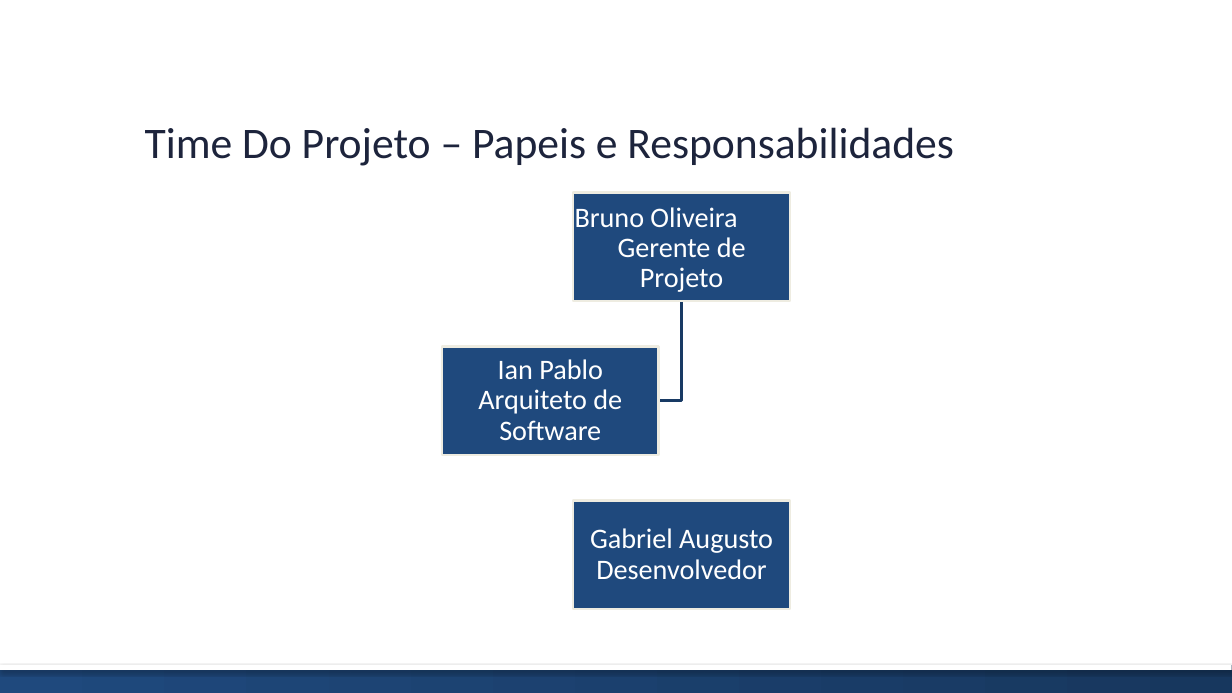
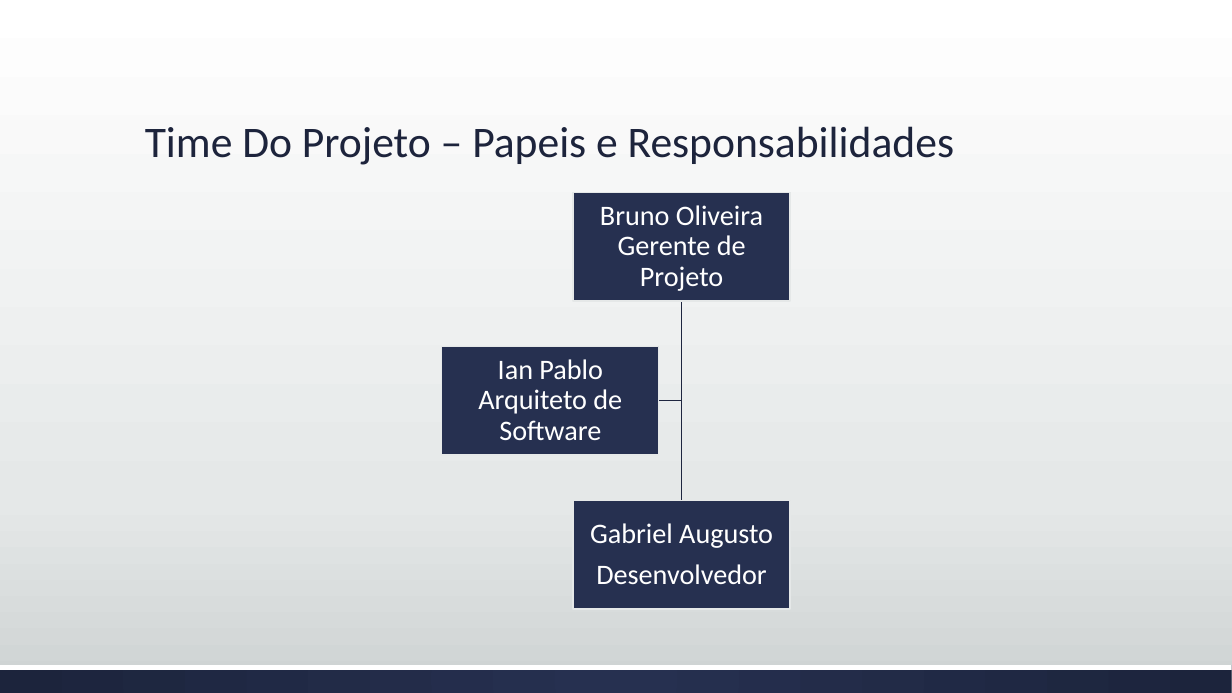
Before and after one commit to brunoedu/gestaoprojetos, a slide deck: slide 7 of Apresentação do projeto FINAL.pptx. Drawn at 1232x693 pixels with LibreOffice and Linux fonts; fonts in the diff are those of the drawing. Boxes give left, top, right and bottom in pixels: in the first picture for what was removed or moved away, otherwise in the second. Text is boxed around its words. In the diff, an @@ line names an element or a change of style, - is before the commit and + after.

```diff
--- a/Apresentação do projeto FINAL.pptx
+++ b/Apresentação do projeto FINAL.pptx
@@ background #FFFFFF to gradient #FFFFFF to #E5E8E8 to #CDD2D2 @@
@@ title "Time Do Projeto – Papeis ..." at (145,126,954,165): line spacing 1 to 0.9 @@
@@ text "Bruno Oliveira Gerente de Projeto" at (600,205,763,291): fill #1F497D to none; outline #EEECE1 2 pt to none @@
@@ rectangle added at (573,192,790,300), fill #263050, outline #E5E8E8 1 pt @@
@@ text at (600,205,763,291): text changed @@
-Bruno Oliveira
-Gerente de Projeto
+Bruno Oliveira
+Gerente de Projeto
@@ freeform shape at (659,301,682,401): outline #193A64 2 pt to #1E2640 1 pt @@
@@ freeform shape at (677,301,687,501): outline #193A64 2 pt to #1E2640 1 pt @@
@@ 3 texts: place and size @@
-3 texts at (442,192,790,609)
+3 texts at (478,205,773,584)
@@ text "Ian Pablo Arquiteto de Software" at (478,359,622,440): more space between paragraphs; fill #1F497D to none; outline #EEECE1 2 pt to none @@
@@ rectangle added at (442,347,659,455), fill #263050, outline #E5E8E8 1 pt @@
@@ text "Gabriel Augusto" at (590,523,773,584): more space between paragraphs; fill #1F497D to none; outline #EEECE1 2 pt to none @@
@@ rectangle added at (573,501,790,609), fill #263050, outline #E5E8E8 1 pt @@
@@ rectangle at (0,665,1232,670): shadow off @@
@@ rectangle at (0,665,1232,693): fill gradient #1F497D to #17375E to gradient #263050 to #1D243C @@
```
Also in this commit, not shown: 12 other slides changed, 3 slides added, 3 slides removed.
